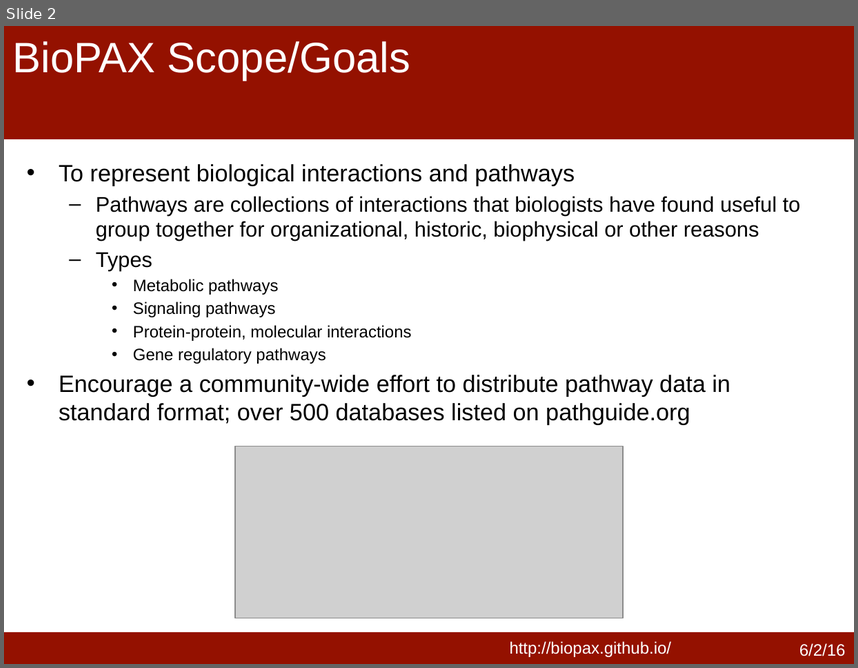
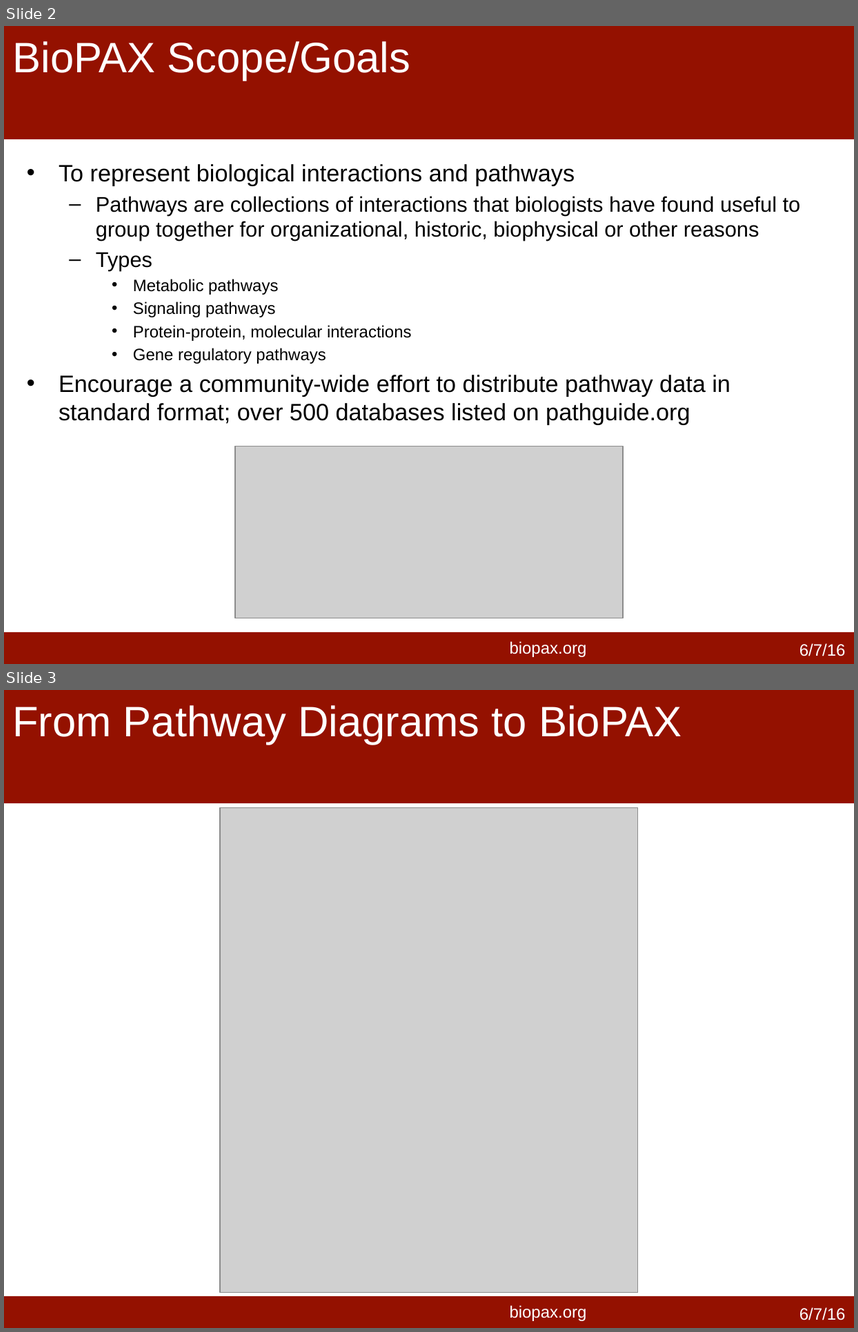
Before and after one commit to cannin/biopaxTutorial, a slide deck: biopaxTutorial/conferencePresentations_post2015/harmony_2016_biopaxIntro/biopaxIntro_060616.pptx. Shown one above the other, each under a label of ours: slide 2 before the commit, slides 2 and 3 after it. The pictures are 858x668 and 858x1332 pixels, drawn with LibreOffice and Linux fonts; fonts in the diff are those of the drawing; grey boxes stand for pictures. Boxes give left, top, right and bottom in pixels: in the first picture for what was removed or moved away, otherwise in the second. Text is boxed around its words. In the diff, an @@ line names an element or a change of style, - is before the commit and + after.

```diff
--- a/biopaxTutorial/conferencePresentations_post2015/harmony_2016_biopaxIntro/biopaxIntro_060616.pptx
+++ b/biopaxTutorial/conferencePresentations_post2015/harmony_2016_biopaxIntro/biopaxIntro_060616.pptx
@@ slide 3 added at [4,690,854,1328], background #FFFFFF; not listed: 3 template elements that a slide beside it also shows @@
@@ title added at [12,705,682,745], 36 pt, text #FFFFFF @@
+From Pathway Diagrams to BioPAX
@@ picture added at [220,807,638,1292] @@
@@ text added at [800,1307,846,1320], 14 pt, text #FFFFFF @@
+6/7/16
@@ slide 2 changed as well @@
@@ text removed at [510,641,672,657] @@
-http://biopax.github.io/
@@ text added at [510,641,587,657], 14 pt, text #FFFFFF @@
+biopax.org
@@ text at [800,643,846,656]: text changed @@
-6/2/16
+6/7/16
```
Also in this commit, not shown: 10 other slides changed.
